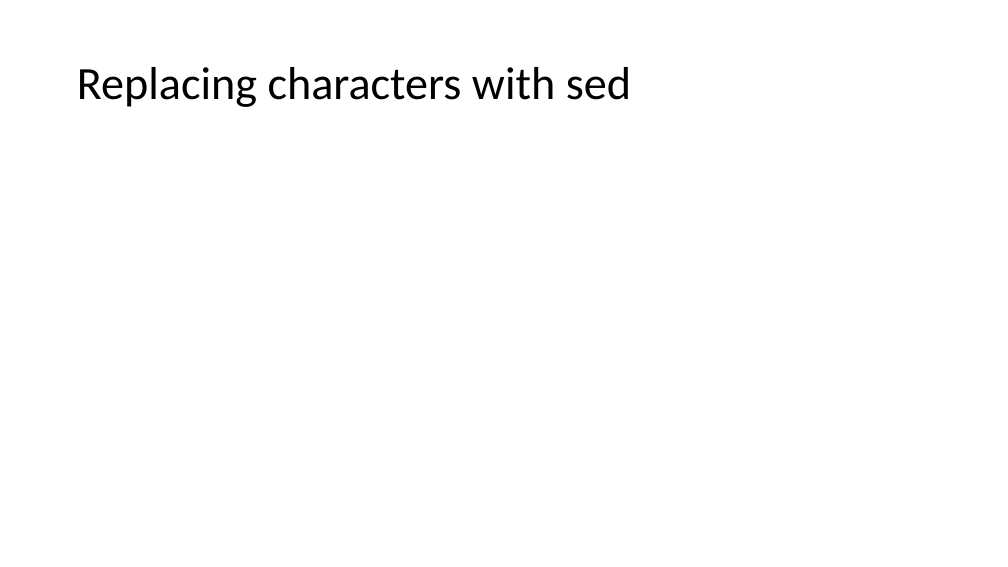
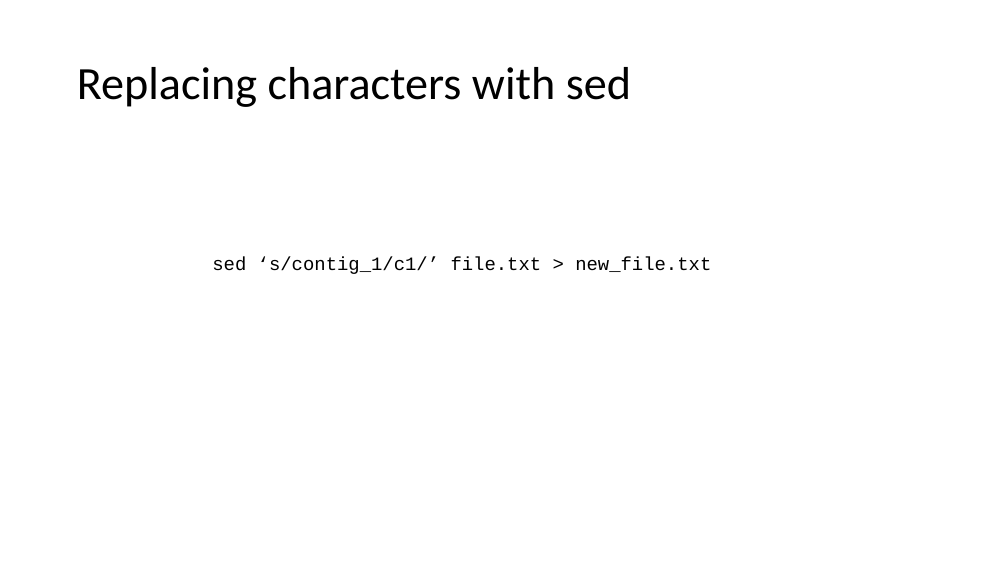
Before and after one commit to tpaape/RNAseq_Miniworkshop, a slide deck: slide 8 of Presentations/Operating in a Linux Environment.pptx (slide 9 before the commit). Drawn at 1008x567 pixels with LibreOffice and Linux fonts; fonts in the diff are those of the drawing. Boxes give left, top, right and bottom in pixels: in the first picture for what was removed or moved away, otherwise in the second. Text is boxed around its words. In the diff, an @@ line names an element or a change of style, - is before the commit and + after.

```diff
--- a/Presentations/Operating in a Linux Environment.pptx
+++ b/Presentations/Operating in a Linux Environment.pptx
@@ text added at <box>212,257,711,274</box>, 18 pt, text #000000 @@
+sed ‘s/contig_1/c1/’ file.txt > new_file.txt
```
Also in this commit, not shown: 6 other slides changed, 4 slides added, 7 slides removed, 6 other files.
